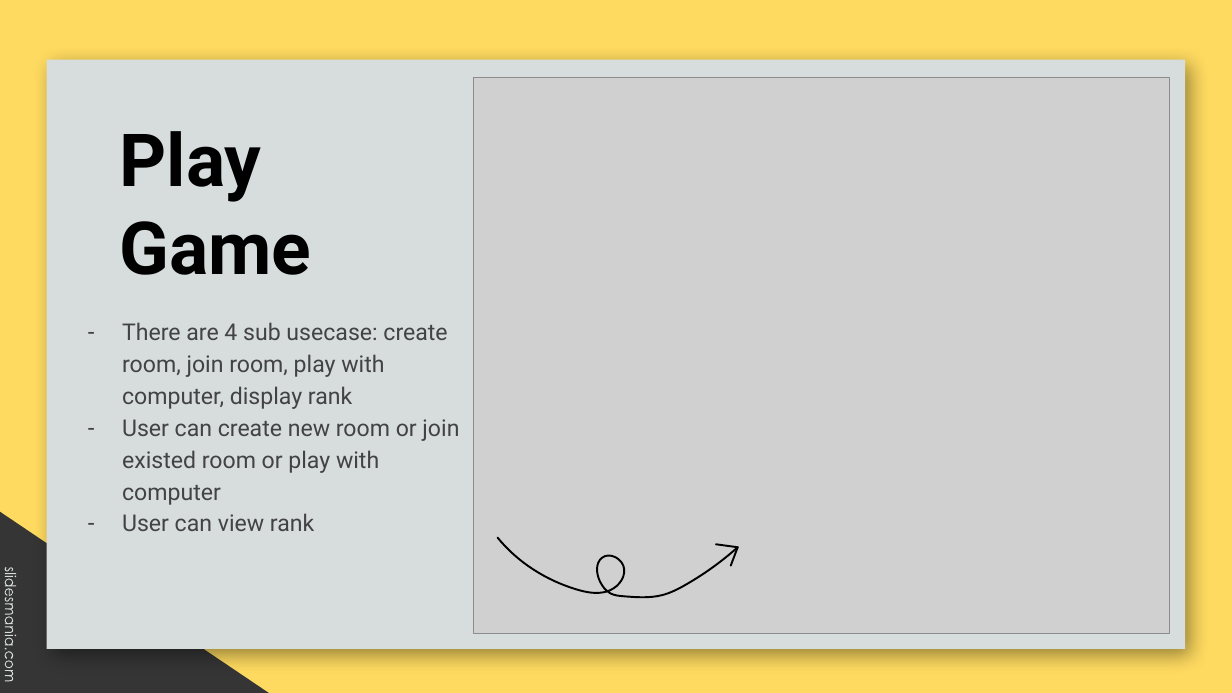
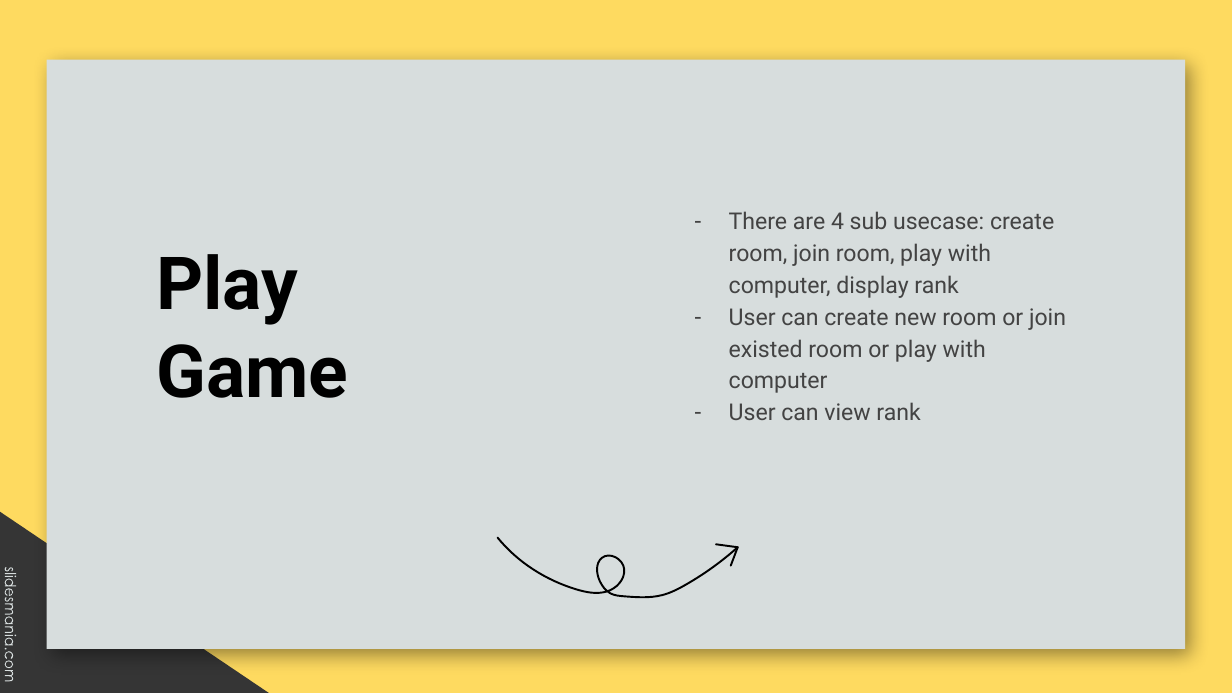
Before and after one commit to evmosss/Qt-DuoiHinhBatChu, a slide deck: slide 20 of report/report.pptx (slide 14 before the commit). Drawn at 1232x693 pixels with LibreOffice and Linux fonts; fonts in the diff are those of the drawing; grey boxes stand for pictures; background and template pictures are left out. Boxes give left, top, right and bottom in pixels: in the first picture for what was removed or moved away, otherwise in the second. Text is boxed around its words. In the diff, an @@ line names an element or a change of style, - is before the commit and + after.

```diff
--- a/report/report.pptx
+++ b/report/report.pptx
@@ picture removed at [474, 78, 1170, 634] @@
@@ text "There are 4 sub usecase: ...": place and size @@
-text "There are 4 sub usecase: ..." at [122, 322, 459, 531]
+text "There are 4 sub usecase: ..." at [729, 211, 1066, 420]
@@ title "Play Game": place and size @@
-title "Play Game" at [120, 131, 312, 275]
+title "Play Game" at [156, 254, 348, 398]
```
Also in this commit, not shown: 14 other slides changed, 8 slides added, 10 slides removed, 7 other files.
